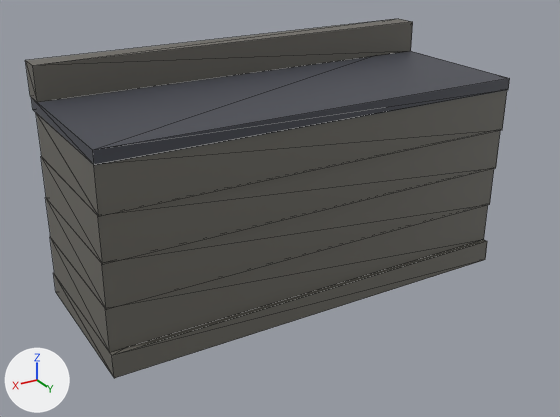
The glTF model assets/models/town_terrace_wall.glb, before and after one commit.
One viewpoint serves both versions: a 50 mm lens placed at (7.02, 11.72, 7.3), pointed at (0.21, 0.38, 1.63). Arrows for +X, +Y and +Z are at lower left; the lights stay in place. The picture after the commit comes second. Mesh edges are drawn as thin lines. Vertices at exactly the same position are counted once.

Objects in the first picture: 'prop'.
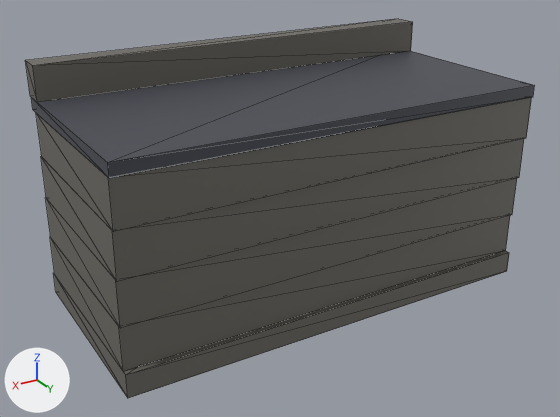
The newer file is also turned or shifted as a whole; pictures and numbers use the older file's frame.

Diff of the bpy script that builds the scene:
```diff
--- a/assets/models/town_terrace_wall.glb.py
+++ b/assets/models/town_terrace_wall.glb.py
@@ me_prop @@
 # used by ob_prop; location = (0.0, 0.0, 0.0)
-me_prop.from_pydata(...)  # 292 vertices, 472 faces; spans x -4.0..4.0, y -1.86..1.68, z 0.0..4.44
+me_prop.from_pydata(...)  # 292 vertices, 472 faces; spans x -4.0..4.0, y -1.86..2.28, z 0.0..4.44
+# me_prop part 1: all 24 vertices in x -4.0..4.0, y 1.5..1.68, z 0.0..3.82 are moved by (0.0, 0.6, 0.0)
 me_prop.materials.append(mat_defaultmaterial)
```

Boxes [x1, y1, x2, y2] around the edits, measured in the pictures (560 x 417 px; the box of a moved part takes in the faces that stretch with it):
'prop', reshaped
    before: [25, 19, 510, 378]
    after: [25, 19, 535, 398]
part 1 of me_prop, moved or reshaped
    before: [46, 75, 510, 378]
    after: [46, 75, 535, 398]
